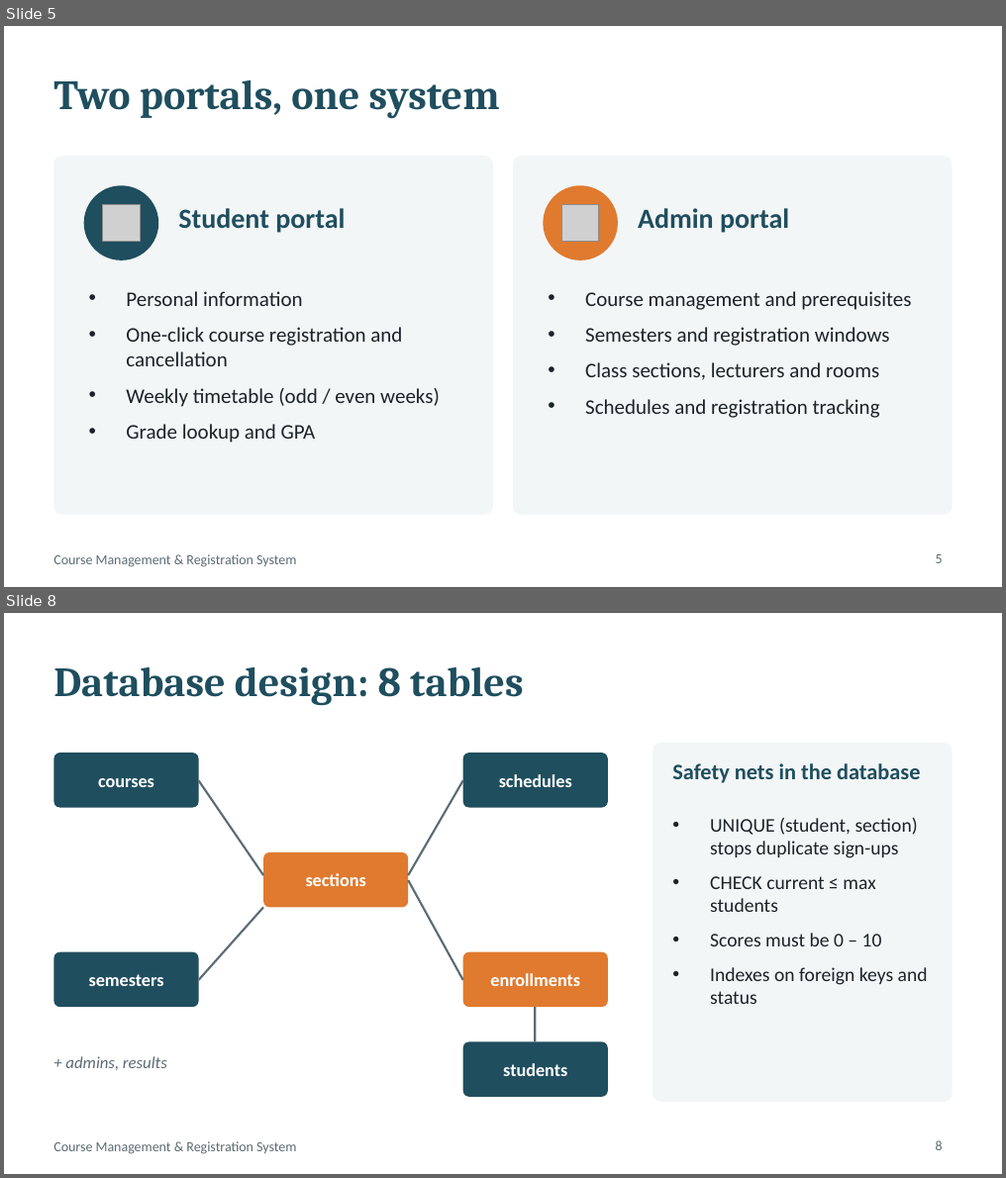
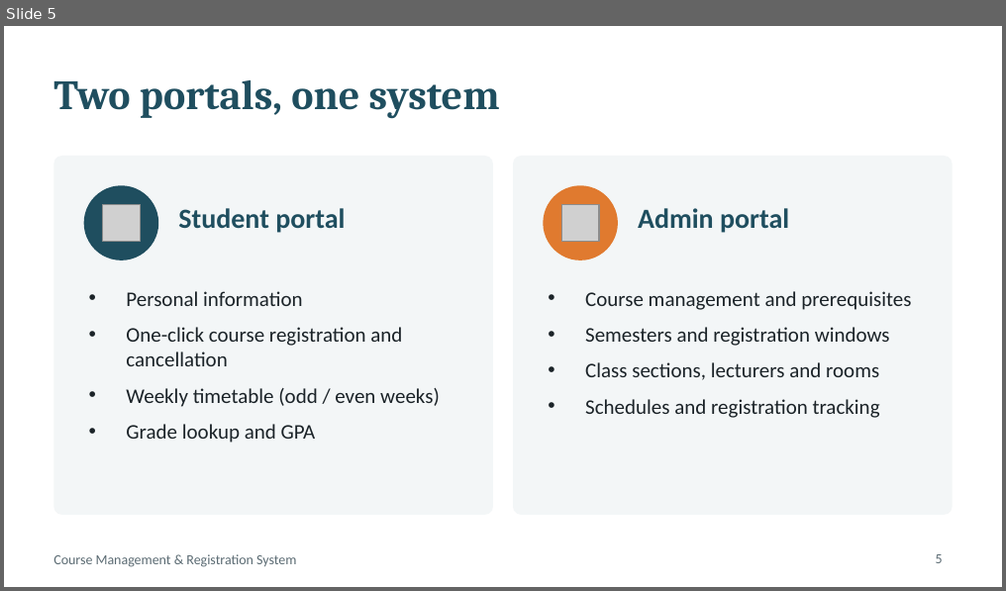
Before and after one commit to JustALog/Course-management-system, a slide deck: report/presentation.pptx. Shown one above the other, each under a label of ours: slides 5 and 8 before the commit, slide 5 after it; the slides between them are not shown. The pictures are 1006x1178 and 1006x591 pixels, drawn with LibreOffice and Linux fonts; fonts in the diff are those of the drawing; grey boxes stand for pictures. Boxes give left, top, right and bottom in pixels: in the first picture for what was removed or moved away, otherwise in the second. Text is boxed around its words. In the diff, an @@ line names an element or a change of style, - is before the commit and + after.

```diff
--- a/report/presentation.pptx
+++ b/report/presentation.pptx
@@ slide 8 removed at [4,613,1002,1174], background #FFFFFF; not listed: 1 template element that a slide beside it also shows @@
@@ title removed at [54,667,523,706] @@
-Database design: 8 tables
@@ rounded rectangle removed at [54,753,199,808] @@
@@ rounded rectangle removed at [463,753,608,808] @@
@@ rounded rectangle removed at [652,743,952,1102] @@
@@ text removed at [98,778,154,787] @@
-courses
@@ line removed from (199, 780) to (263, 875) @@
@@ line removed from (408, 875) to (463, 780) @@
@@ text removed at [499,774,572,787] @@
-schedules
@@ text removed at [672,763,921,783] @@
-Safety nets in the database
@@ text removed at [710,818,928,1004] @@
-• UNIQUE (student, section) stops duplicate sign-ups
-• CHECK current ≤ max students
-• Scores must be 0 – 10
-• Indexes on foreign keys and status
@@ rounded rectangle removed at [263,853,408,907] @@
@@ text removed at [306,873,366,886] @@
-sections
@@ line removed from (199, 980) to (263, 907) @@
@@ line removed from (408, 880) to (463, 980) @@
@@ rounded rectangle removed at [54,953,199,1007] @@
@@ rounded rectangle removed at [463,953,608,1007] @@
@@ text removed at [89,974,164,986] @@
-semesters
@@ text removed at [490,973,580,986] @@
-enrollments
@@ line removed from (535, 1007) to (535, 1042) @@
@@ text removed at [65,1057,167,1070] @@
-+ admins, results
@@ rounded rectangle removed at [463,1042,608,1097] @@
@@ text removed at [503,1063,567,1076] @@
-students
@@ page number removed at [936,1141,943,1151] @@
-8
```
Also in this commit, not shown: 7 slides changed, 2 slides added, 4 other slides removed, 5 other files.
